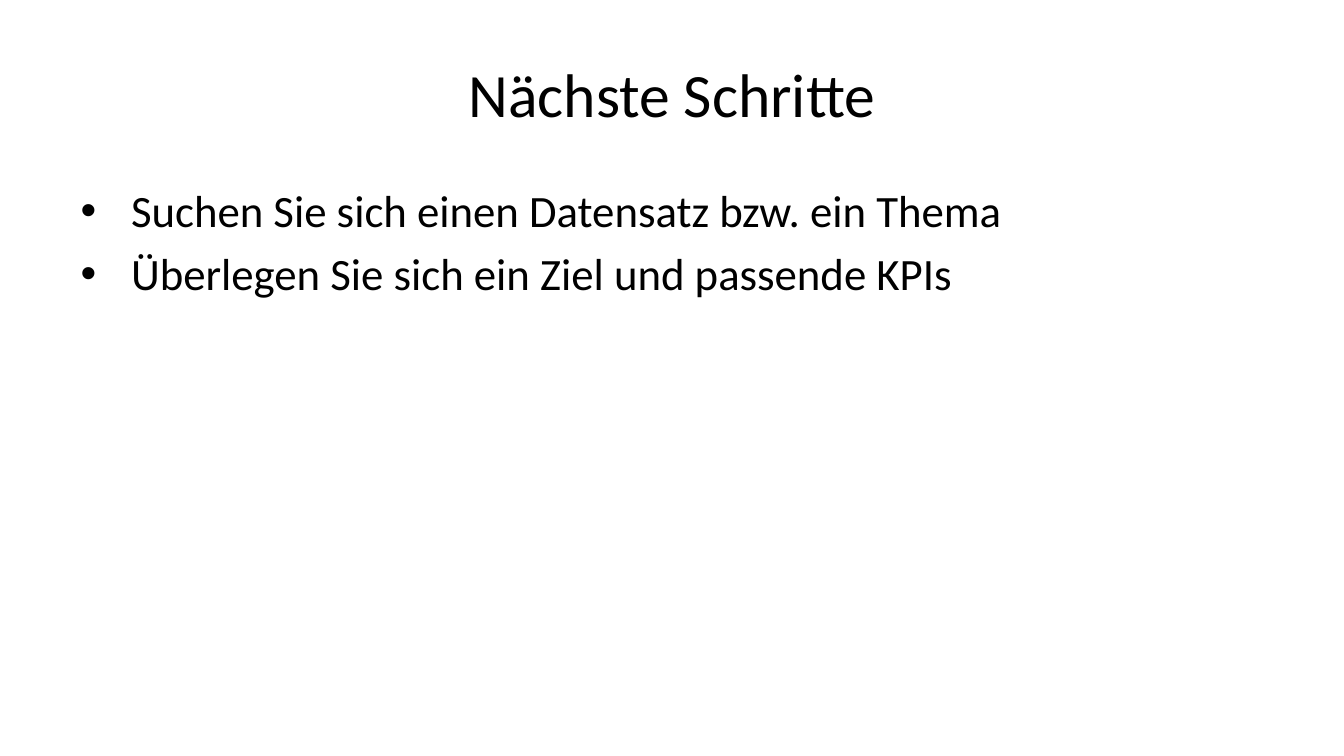
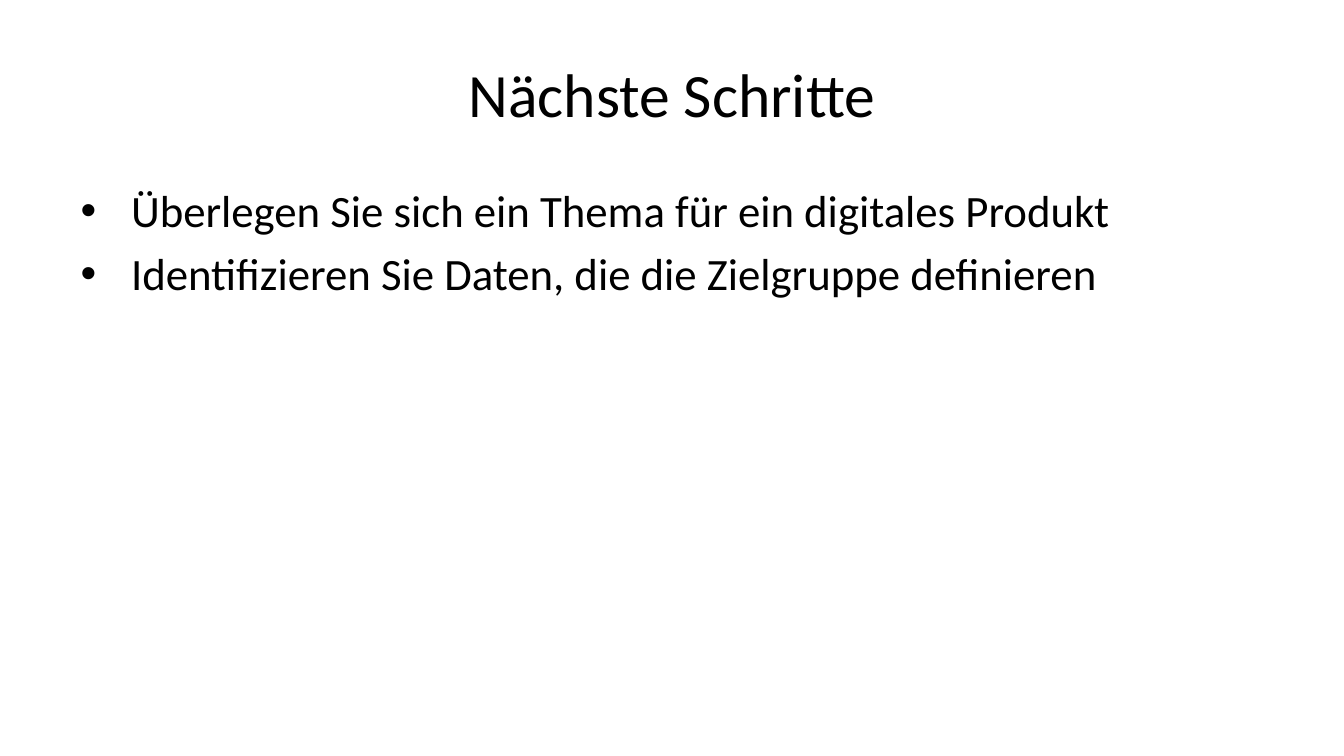
Before and after one commit to daswesen/digitale-inhalte, a slide deck: slide 22 of gdi.pptx. Drawn at 1344x756 pixels with LibreOffice and Linux fonts; fonts in the diff are those of the drawing. Boxes give left, top, right and bottom in pixels: in the first picture for what was removed or moved away, otherwise in the second. Text is boxed around its words. In the diff, an @@ line names an element or a change of style, - is before the commit and + after.

```diff
--- a/gdi.pptx
+++ b/gdi.pptx
@@ text at box(131, 191, 1109, 298): text changed @@
-• Suchen Sie sich einen Datensatz bzw. ein Thema
-• Überlegen Sie sich ein Ziel und passende KPIs
+• Überlegen Sie sich ein Thema für ein digitales Produkt
+• Identifizieren Sie Daten, die die Zielgruppe definieren
```
Also in this commit, not shown: 8 other slides changed, 4 slides added, 4 slides removed, 2 other files.
